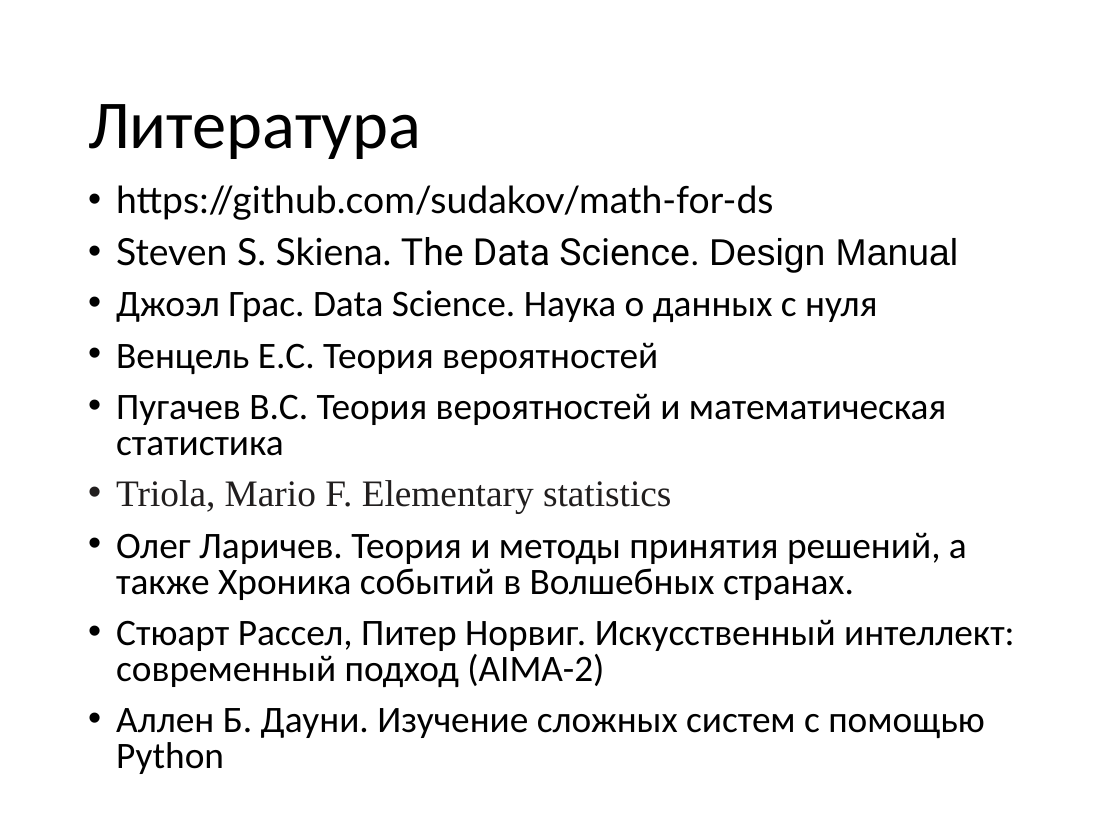
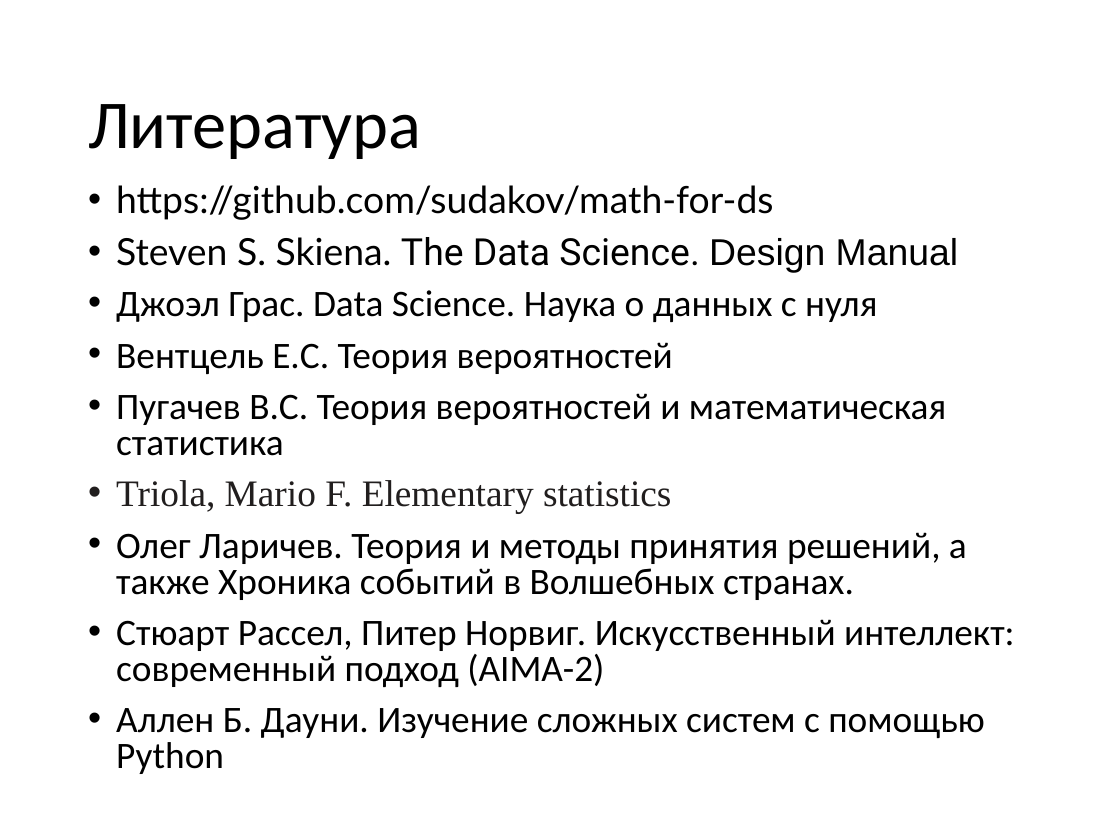
Before and after one commit to sudakov/math-for-ds, a slide deck: slide 3 of math_ds.pptx. Drawn at 1120x840 pixels with LibreOffice and Linux fonts; fonts in the diff are those of the drawing. Boxes give left, top, right and bottom in pixels: in the first picture for what was removed or moved away, otherwise in the second. Text is boxed around its words. In the diff, an @@ line names an element or a change of style, - is before the commit and + after.

```diff
--- a/math_ds.pptx
+++ b/math_ds.pptx
@@ text at [116,342,673,374]: text changed @@
-• Венцель Е.С. Теория вероятностей
+• Вентцель Е.С. Теория вероятностей
```
